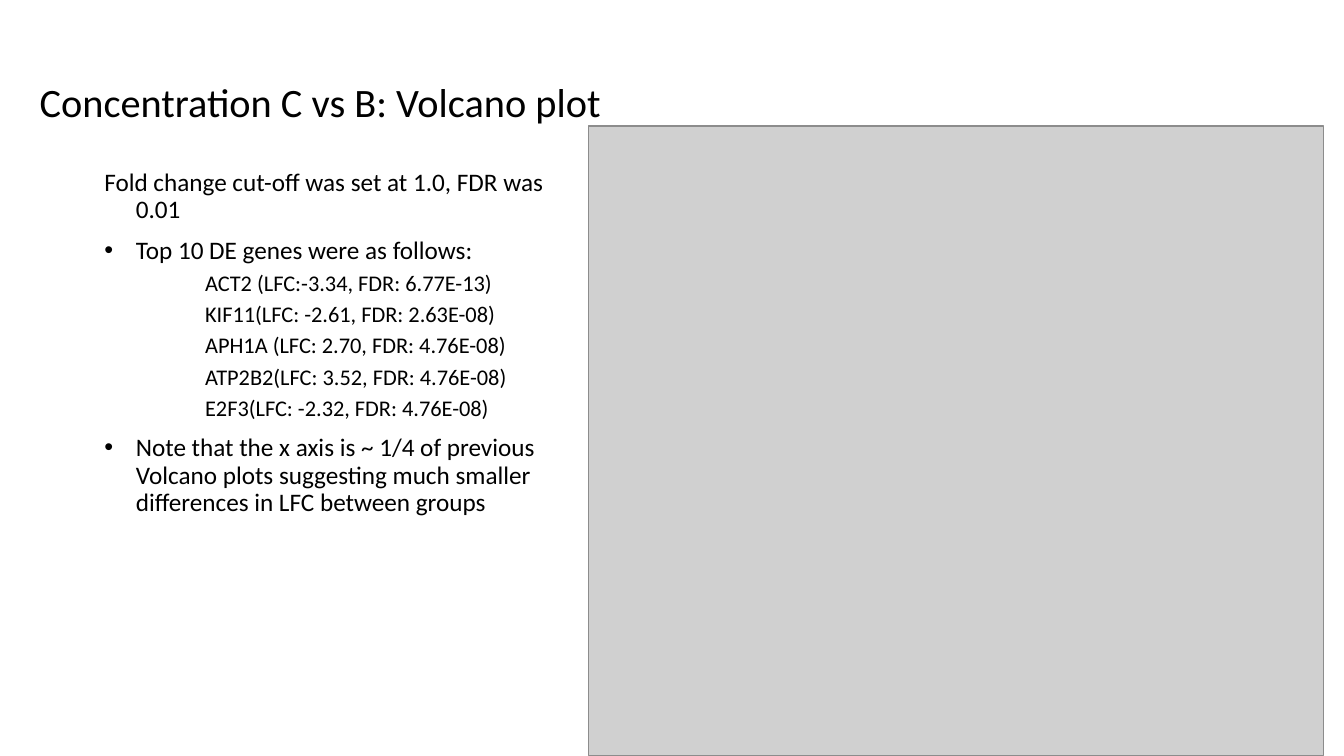
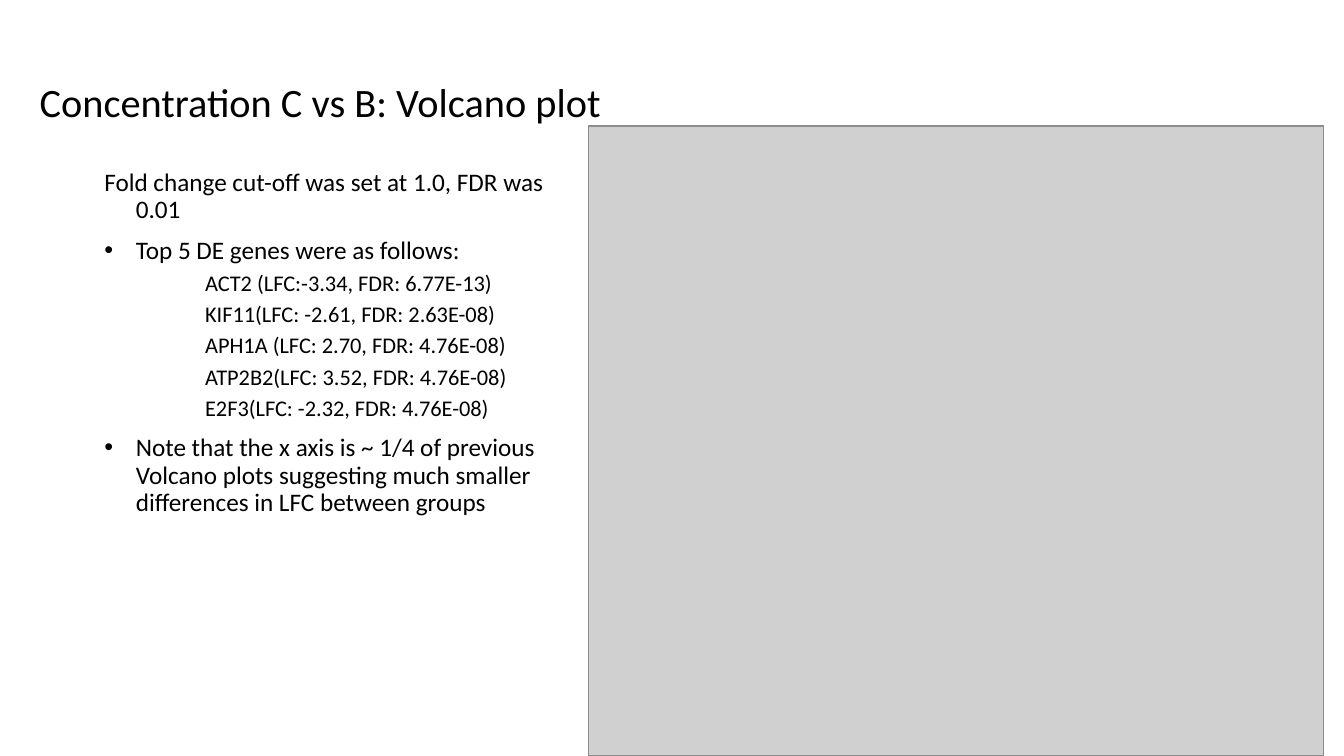
Before and after one commit to EmoryIntegratedComputationalCore/SSU11755, a slide deck: slide 19 of SSU11755_RNAseqsummary_01032020.pptx. Drawn at 1344x756 pixels with LibreOffice and Linux fonts; fonts in the diff are those of the drawing; grey boxes stand for pictures. Boxes give left, top, right and bottom in pixels: in the first picture for what was removed or moved away, otherwise in the second. Text is boxed around its words. In the diff, an @@ line names an element or a change of style, - is before the commit and + after.

Commit message:
changed top 10 to top 5 on C v B slide

```diff
--- a/SSU11755_RNAseqsummary_01032020.pptx
+++ b/SSU11755_RNAseqsummary_01032020.pptx
@@ text at bbox=[136, 241, 460, 264]: text changed @@
-• Top 10 DE genes were as follows:
+• Top 5 DE genes were as follows:
```
